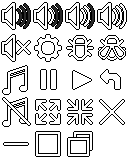
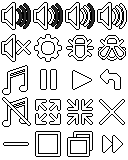
The second 128px x 160px image is a revision of the first. Changes to its layers:
painted on "btn_any.png" over [102,135,123,153]
